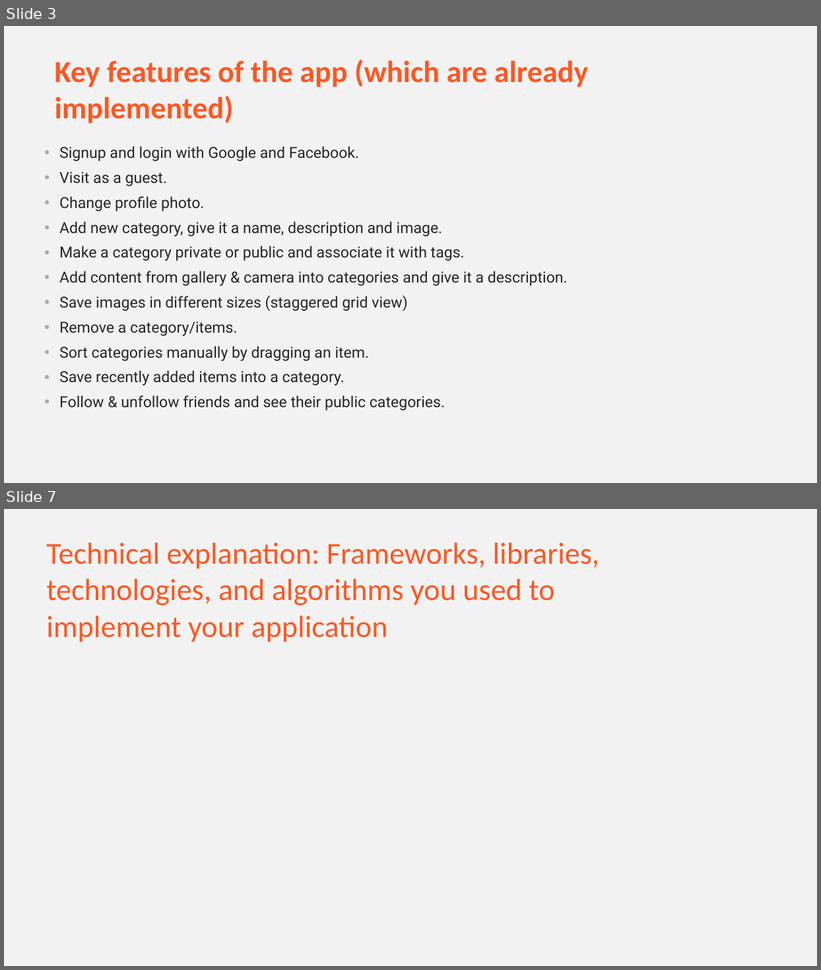
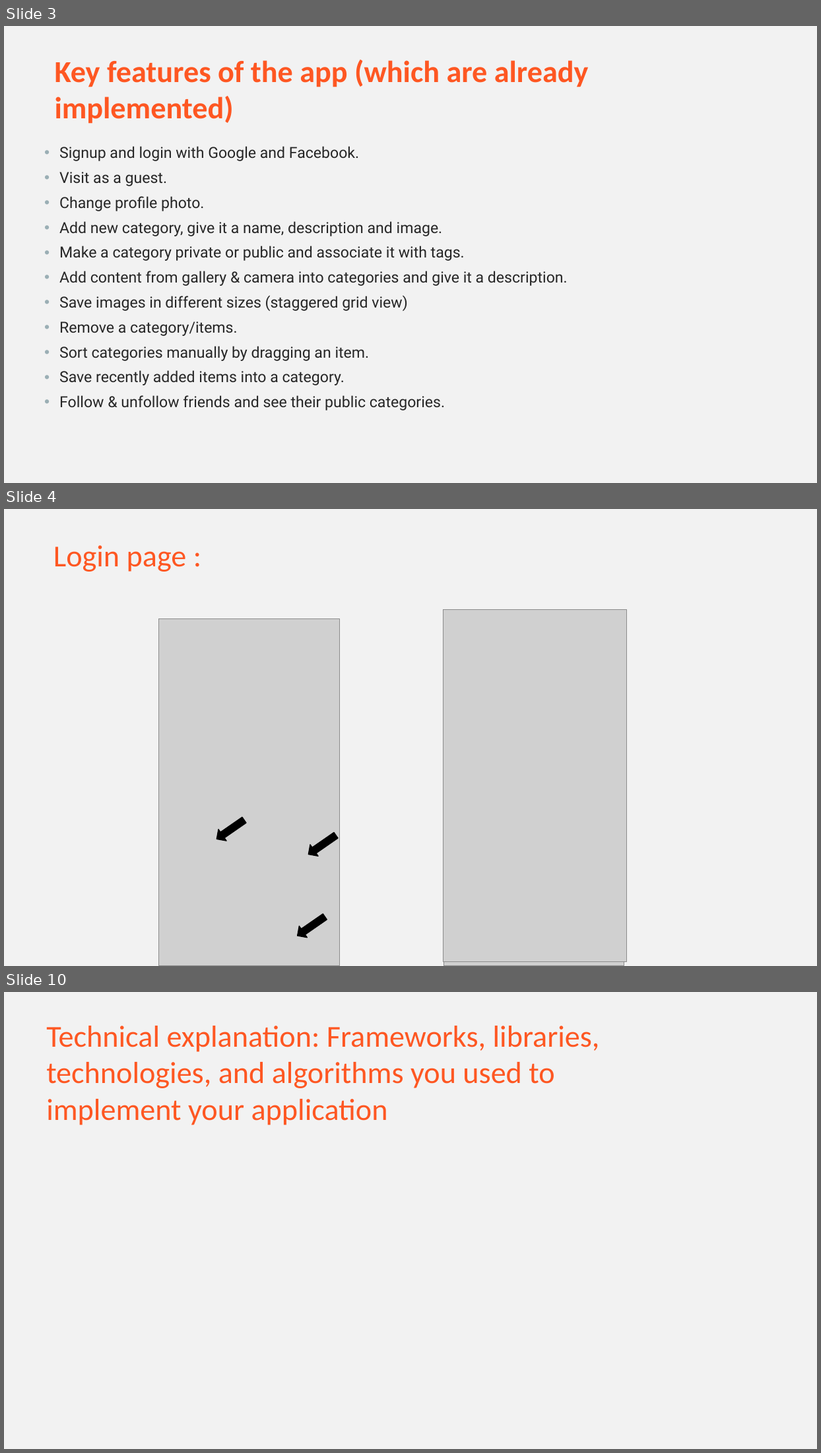
Before and after one commit to amjadaslan/2022b-Savet, a slide deck: savet.pptx. Shown one above the other, each under a label of ours: slides 3 and 7 before the commit, slides 3, 4 and 10 after it; the slides between them are not shown. The pictures are 821x970 and 821x1453 pixels, drawn with LibreOffice and Linux fonts; fonts in the diff are those of the drawing; grey boxes stand for pictures. Boxes give left, top, right and bottom in pixels: in the first picture for what was removed or moved away, otherwise in the second. Text is boxed around its words. In the diff, an @@ line names an element or a change of style, - is before the commit and + after.

```diff
--- a/savet.pptx
+++ b/savet.pptx
@@ slide 4 added at (x1=4, y1=509, x2=817, y2=966), background #F2F2F2 @@
@@ text added at (x1=54, y1=545, x2=187, y2=572), 36 pt, text #FE5722 @@
+Login page :
@@ picture added at (x1=159, y1=619, x2=339, y2=966) @@
@@ picture added at (x1=443, y1=609, x2=627, y2=962) @@
@@ picture added at (x1=444, y1=619, x2=624, y2=966) @@
@@ picture added at (x1=444, y1=616, x2=624, y2=966) @@
@@ right arrow added at (x1=213, y1=814, x2=248, y2=845), fill #000000, outline #000000 1 pt @@
@@ right arrow added at (x1=304, y1=830, x2=340, y2=861), fill #000000, outline #000000 1 pt @@
@@ right arrow added at (x1=293, y1=911, x2=329, y2=942), fill #000000, outline #000000 1 pt @@
@@ what was slide 7 is now slide 10 @@
```
Also in this commit, not shown: 3 slides changed, 4 other slides added, 2 slides removed.
